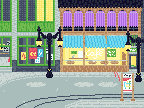
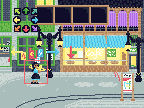
Two versions of the same layered image (144 × 108). Layer-by-layer changes:
showed "clovek", painted on it over [24, 60, 48, 84]
showed "arrows" over [11, 0, 75, 58]
showed "indicator" over [35, 5, 109, 25]
